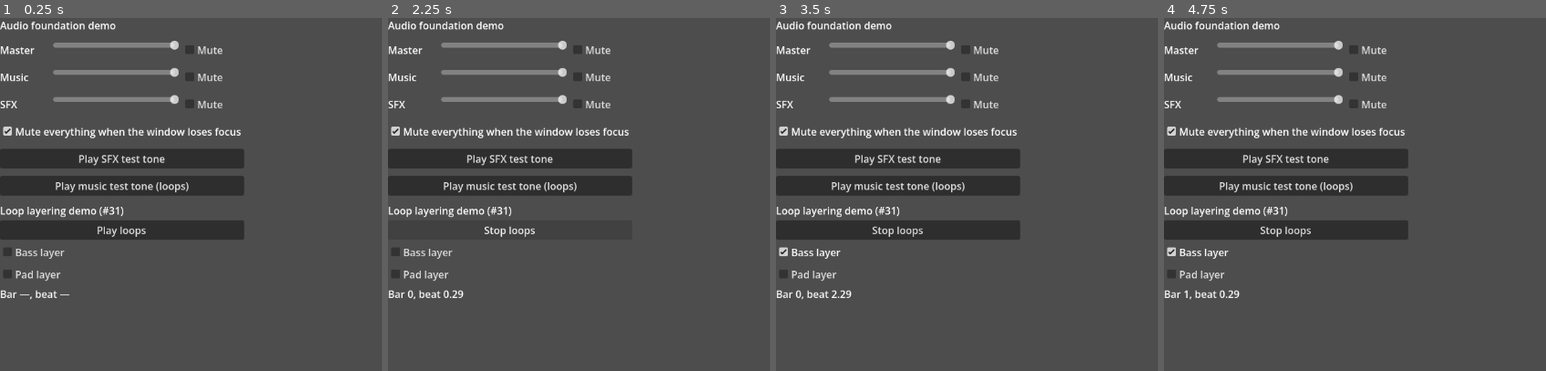
Above: before the commit, frames 1-4 (left to right).
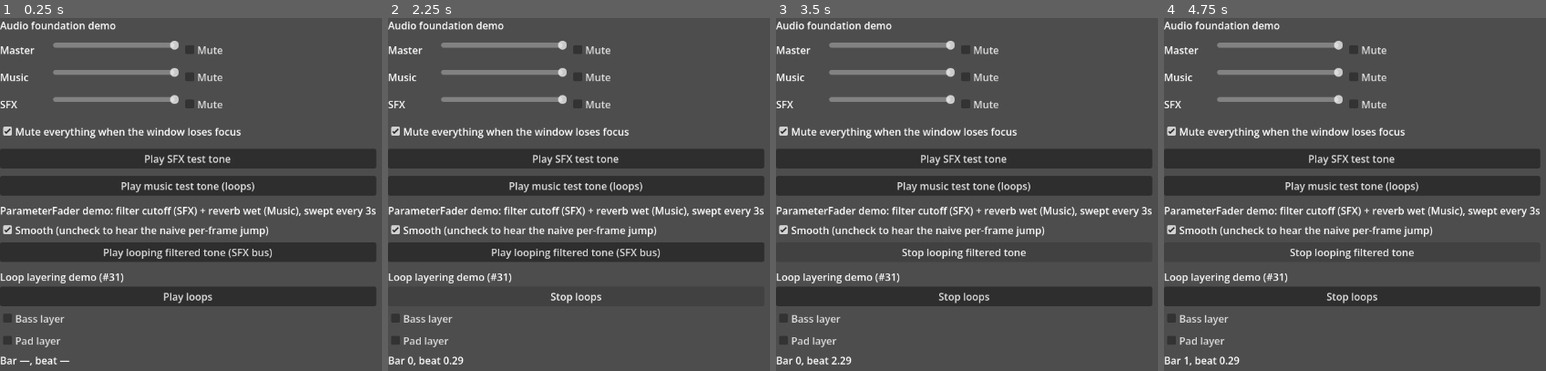
Above: after the commit, the same moments.

Repository: Luan-vP/godot-project-1
Game: Godot game, scene res://core/audio/audio_demo.tscn
Same seed, same stepped clock (60 frames per second), same inputs: the game is played once before the commit and once after it. This scene is started directly instead of the project's main scene.
Inputs (mouse positions are in pixels of both pictures, inside the frame that each line leads up to):
- Up to frame 1 (0.25 s): no input
- Up to frame 2 (2.25 s): click "Play SFX test tone" at 0.5 s; click "Play SFX test tone" at 1.25 s; click "Play loops" at 2 s
- Up to frame 3 (3.5 s): click (963, 250) at 2.75 s, where only the run after the commit has a clickable "Play looping filtered tone (S…"
- Up to frame 4 (4.75 s): click (1351, 250) at 3.5 s, where only the run after the commit has a clickable "Stop looping filtered tone"; click (1351, 250) at 4.25 s, where only the run after the commit has a clickable "Play looping filtered tone (S…"

The runs differ from the first frame. In frame 1, 21% of the frame differs, in the area x 0-99%, y 37-99%; in frame 2, 14%; in frame 3, 17%; in frame 4, 17%.

Commit message:
Add a smoothed fader for effect parameters (#49)
* Add ParameterFader for smoothed audio effect parameters

Setting a bus effect parameter straight from a per-frame value produces
stepping and zipper noise, because the value changes once per frame while
audio mixes in much finer blocks. ParameterFader smooths a float into any
object's property with frame-rate-independent exponential smoothing (the
same pow(retention, delta) shape FluidConfig.retention_over uses for the
fluid), maps a configurable input range onto a configurable output range,
and settles towards a rest value once input stops arriving instead of
holding its last value forever.

AudioManager gains add_bus_effect/get_bus_effect/remove_bus_effect so a
caller can reach an effect instance without touching AudioServer directly.
The audio demo now sweeps a filter cutoff and a reverb wet level through
the fader, with a checkbox to compare against the naive direct assignment.

Closes #32.

Co-authored-by: claude[bot] <209825114+claude[bot]@users.noreply.github.com>

* Fix gdformat check on test_parameter_fader.gd

Co-Authored-By: Claude Sonnet 5 <noreply@anthropic.com>
Claude-Session: https://claude.ai/code/session_011koYkwJCVQRQDFnHDhbQRG

* Only decay past the timeout boundary, not the whole crossing delta

Codex review on PR #49: decay ran for the entire delta of whichever
advance() call happened to cross input_timeout, rather than just the
portion of that delta actually past it. A single overdue call (a
frame hitch, or an infrequently-polled caller) decayed far more than
the same span covered by many small calls - exactly the frame-rate
dependence advance() otherwise guards against.

advance() now tracks whether the previous call was still within the
hold window and, on the call that crosses the boundary, decays only
for the remainder of delta past input_timeout.

Added a regression test comparing one big overdue call against many
small ones covering the same span, and verified the fix's arithmetic
against an analytic expectation with a standalone simulation before
pushing.

Co-Authored-By: Claude Sonnet 5 <noreply@anthropic.com>
Claude-Session: https://claude.ai/code/session_011koYkwJCVQRQDFnHDhbQRG

* Allow AudioManager past gdlint's public method cap

With loop layering (#48) merged, AudioManager has 22 public methods and
trips max-public-methods (20); neither branch did alone. Both groups are
cohesive (9 loop-layer, 3 bus-effect), so suppress the rule for this file
with the reason inline rather than split the class inside a conflict
resolution. New audio features should land in their own classes.

Claude-Session: https://claude.ai/code/session_01XfBcD5XjyyQVGpJSZPWgPx

---------

Co-authored-by: claude[bot] <41898282+claude[bot]@users.noreply.github.com>
Co-authored-by: claude[bot] <209825114+claude[bot]@users.noreply.github.com>
Co-authored-by: Claude <noreply@anthropic.com>

Diff:
--- a/autoload/AudioManager.gd
+++ b/autoload/AudioManager.gd
@@ -1,3 +1,7 @@
+# gdlint: disable=max-public-methods
+# AudioManager is the single owner of playback, routing and bus effects, so its
+# surface grows with each of those (loop layers #31, effects #32). New audio
+# features should land in their own classes rather than widen this further.
 extends Node
 ## Owns audio playback and bus routing. This is the only script allowed to
 ## talk to [AudioServer] directly — everything else asks it to play a sound,
@@ -26,6 +30,11 @@
 ## a [LoopLayerScheduler] and releases it on the next bar boundary, computed
 ## by a [MusicClock] from a monotonic session clock (see
 ## [method _get_loop_playback_seconds]).
+##
+## [method add_bus_effect] and [method get_bus_effect] hand out effect
+## instances for a caller to drive directly — typically through a
+## [ParameterFader], which smooths a per-frame value into an effect's
+## property instead of assigning it straight and producing zipper noise.
 
 ## Emitted whenever a bus's volume changes, including on load. Carries the
 ## linear fraction, not decibels, so a slider can be driven directly.
@@ -312,6 +321,39 @@
 func set_mute_on_focus_loss(enabled: bool) -> void:
 	mute_on_focus_loss = enabled
 	SaveManager.set_value(_SETTINGS_SECTION, _FOCUS_SETTING_KEY, enabled)
+
+
+## Adds an effect to a bus and returns its index in that bus's effect chain,
+## for later use with [method get_bus_effect] — e.g. to hand the instance to a
+## [ParameterFader]. Returns -1 for an unknown bus.
+func add_bus_effect(bus_name: String, effect: AudioEffect) -> int:
+	var index := AudioServer.get_bus_index(bus_name)
+	if index == -1:
+		push_warning("AudioManager: unknown bus '%s'" % bus_name)
+		return -1
+	AudioServer.add_bus_effect(index, effect)
+	return AudioServer.get_bus_effect_count(index) - 1
+
+
+## Returns the effect instance at [param effect_index] on a bus, so its
+## parameters can be read or driven directly — e.g. by a [ParameterFader].
+## Returns null for an unknown bus or effect index.
+func get_bus_effect(bus_name: String, effect_index: int) -> AudioEffect:
+	var index := AudioServer.get_bus_index(bus_name)
+	if index == -1:
+		return null
+	if effect_index < 0 or effect_index >= AudioServer.get_bus_effect_count(index):
+		return null
+	return AudioServer.get_bus_effect(index, effect_index)
+
+
+## Removes an effect from a bus, e.g. one added by [method add_bus_effect] for
+## a demo that should not leave it behind.
+func remove_bus_effect(bus_name: String, effect_index: int) -> void:
+	var index := AudioServer.get_bus_index(bus_name)
+	if index == -1:
+		return
+	AudioServer.remove_bus_effect(index, effect_index)
 
 
 func _load_settings() -> void:
--- a/core/audio/audio_demo.gd
+++ b/core/audio/audio_demo.gd
@@ -4,17 +4,37 @@
 ## [AudioManager]: a slider and mute box per bus, a focus-mute toggle, two
 ## buttons that play a procedural [AudioTestTone] through SFX and Music, and a
 ## loop layering section (#31) that plays two phase-locked test-tone loops
-## and toggles them on a bar boundary.
+## and toggles them on a bar boundary, and a [ParameterFader] demo sweeping a
+## filter cutoff and a reverb wet mix.
 
 const _BUSES: Array[String] = [
 	AudioManager.MASTER_BUS, AudioManager.MUSIC_BUS, AudioManager.SFX_BUS
 ]
 
+## One full sweep, low to high and back, every this many seconds — fast enough
+## that a per-frame direct assignment audibly steps and zippers.
+const _SWEEP_PERIOD := 3.0
+
+const _CUTOFF_RANGE := Vector2(200.0, 6000.0)
+
 var _music_playing := false
 var _music_button: Button
 
 var _play_loops_button: Button
 var _bar_beat_label: Label
+
+var _sfx_loop_playing := false
+var _sfx_loop_button: Button
+
+var _smooth_check: CheckBox
+var _sweep_time := 0.0
+var _cutoff_effect: AudioEffectLowPassFilter
+var _cutoff_effect_index := -1
+var _cutoff_fader: ParameterFader
+var _wet_effect: AudioEffectReverb
+var _wet_effect_index := -1
+var _wet_fader: ParameterFader
+var _sfx_loop_player: AudioStreamPlayer
 
 
 func _ready() -> void:
@@ -44,10 +64,25 @@
 	_music_button.pressed.connect(_on_music_pressed)
 	root.add_child(_music_button)
 
+	root.add_child(_build_fader_demo_row())
 	root.add_child(_build_loop_layer_demo_section())
 
 
-func _process(_delta: float) -> void:
+func _exit_tree() -> void:
+	# Leave the buses as this demo found them rather than leaking a filter and
+	# a reverb into whatever runs after it in the same process.
+	if _cutoff_effect_index != -1:
+		AudioManager.remove_bus_effect(AudioManager.SFX_BUS, _cutoff_effect_index)
+	if _wet_effect_index != -1:
+		AudioManager.remove_bus_effect(AudioManager.MUSIC_BUS, _wet_effect_index)
+
+
+func _process(delta: float) -> void:
+	_update_bar_beat_label()
+	_advance_fader_sweep(delta)
+
+
+func _update_bar_beat_label() -> void:
 	if _bar_beat_label == null:
 		return
 	if not AudioManager.is_loops_playing():
@@ -56,6 +91,29 @@
 	var bar := AudioManager.get_current_bar()
 	var beat := AudioManager.get_current_beat()
 	_bar_beat_label.text = "Bar %d, beat %.2f" % [bar, beat]
+
+
+func _advance_fader_sweep(delta: float) -> void:
+	if _cutoff_fader == null:
+		return
+
+	_sweep_time += delta
+	# A triangle wave in [0, 1]: linear, so the gap-closing shape in the
+	# smoothed curve is due to the fader, not to an easing already baked into
+	# the input.
+	var phase := fmod(_sweep_time / _SWEEP_PERIOD, 1.0)
+	var lfo_value := 1.0 - absf(phase * 2.0 - 1.0)
+
+	if _smooth_check.button_pressed:
+		_cutoff_fader.advance(delta, lfo_value)
+		_wet_fader.advance(delta, lfo_value)
+	else:
+		# The naive version this whole feature exists to replace: assign the
+		# mapped value directly, every frame.
+		_cutoff_effect.cutoff_hz = ParameterFader.remap(
+			lfo_value, 0.0, 1.0, _CUTOFF_RANGE.x, _CUTOFF_RANGE.y
+		)
+		_wet_effect.wet = ParameterFader.remap(lfo_value, 0.0, 1.0, 0.0, 1.0)
 
 
 ## Manual proof of #31: two procedural loops configured as [LoopLayer] data,
@@ -172,3 +230,64 @@
 	else:
 		AudioManager.stop_music()
 		_music_button.text = "Play music test tone (loops)"
+
+
+## Adds a low-pass filter to SFX and a reverb to Music, each driven by a
+## [ParameterFader] from the same swept value in [method _process] — the
+## checkbox bypasses both faders at once so the naive and smoothed versions
+## are one toggle apart, everything else held equal.
+func _build_fader_demo_row() -> VBoxContainer:
+	var section := VBoxContainer.new()
+
+	var label := Label.new()
+	label.text = (
+		"ParameterFader demo: filter cutoff (SFX) + reverb wet (Music), swept every %.0fs"
+		% _SWEEP_PERIOD
+	)
+	section.add_child(label)
+
+	_smooth_check = CheckBox.new()
+	_smooth_check.text = "Smooth (uncheck to hear the naive per-frame jump)"
+	_smooth_check.button_pressed = true
+	section.add_child(_smooth_check)
+
+	_cutoff_effect = AudioEffectLowPassFilter.new()
+	_cutoff_effect_index = AudioManager.add_bus_effect(AudioManager.SFX_BUS, _cutoff_effect)
+	_cutoff_fader = ParameterFader.new()
+	_cutoff_fader.target = _cutoff_effect
+	_cutoff_fader.property = &"cutoff_hz"
+	_cutoff_fader.output_min = _CUTOFF_RANGE.x
+	_cutoff_fader.output_max = _CUTOFF_RANGE.y
+	_cutoff_fader.retention_per_second = 0.01
+	_cutoff_fader.rest_value = _CUTOFF_RANGE.y
+
+	_wet_effect = AudioEffectReverb.new()
+	_wet_effect_index = AudioManager.add_bus_effect(AudioManager.MUSIC_BUS, _wet_effect)
+	_wet_fader = ParameterFader.new()
+	_wet_fader.target = _wet_effect
+	_wet_fader.property = &"wet"
+	_wet_fader.output_min = 0.0
+	_wet_fader.output_max = 1.0
+	_wet_fader.retention_per_second = 0.01
+	_wet_fader.rest_value = 0.0
+
+	_sfx_loop_button = Button.new()
+	_sfx_loop_button.text = "Play looping filtered tone (SFX bus)"
+	_sfx_loop_button.pressed.connect(_on_sfx_loop_pressed)
+	section.add_child(_sfx_loop_button)
+
+	return section
+
+
+func _on_sfx_loop_pressed() -> void:
+	_sfx_loop_playing = not _sfx_loop_playing
+	if _sfx_loop_playing:
+		var tone := AudioTestTone.generate(440.0, 1.0, 0.5)
+		tone.loop_mode = AudioStreamWAV.LOOP_FORWARD
+		tone.loop_end = tone.data.size() / 2
+		_sfx_loop_player = AudioManager.play_sfx(tone)
+		_sfx_loop_button.text = "Stop looping filtered tone"
+	else:
+		if _sfx_loop_player != null:
+			_sfx_loop_player.stop()
+		_sfx_loop_button.text = "Play looping filtered tone (SFX bus)"
--- /dev/null
+++ b/core/audio/parameter_fader.gd
@@ -0,0 +1,119 @@
+class_name ParameterFader
+extends RefCounted
+## Smooths a per-frame float into a target's property, in place of assigning
+## it directly.
+##
+## Setting a bus volume or a filter cutoff straight from a per-frame value
+## produces stepping and zipper noise, because the value changes once per
+## frame while the audio is mixed in much finer blocks. This interpolates
+## towards the mapped target instead of jumping to it.
+##
+## Frame-rate independent: [member retention_per_second] is the fraction of
+## the remaining gap that survives one second, applied each step as
+## pow(retention_per_second, delta) — the same shape
+## [method FluidConfig.retention_over] uses for the fluid's dissipation,
+## because a fixed per-frame factor closes the gap roughly twice as fast at
+## 144 fps as at 30.
+##
+## Unaware of gameplay, and of audio: [member target] and [member property]
+## can be any [Object] with a settable property. Point it at an [AudioEffect]
+## fetched from a bus to drive a filter cutoff or a wet/dry level; it does not
+## know that is what it is doing.
+
+## Object whose property [method advance] writes to. May be left null to just
+## read the smoothed value back from [method advance]'s return value instead.
+var target: Object
+
+## Name of the property on [member target] to drive.
+var property: StringName = &""
+
+## Input range mapped from.
+var input_min: float = 0.0
+var input_max: float = 1.0
+
+## Parameter range mapped to. [member rest_value] is given in these units too.
+var output_min: float = 0.0
+var output_max: float = 1.0
+
+## Fraction of the remaining gap to the mapped input that survives one
+## second. Near 0 snaps almost immediately; near 1 barely moves. Exactly 0
+## snaps outright.
+var retention_per_second: float = 0.1
+
+## Parameter value the fader settles towards once fresh input has stopped
+## arriving for [member input_timeout] seconds — so a level ending or a pause
+## resolves somewhere sensible instead of holding the last value forever.
+var rest_value: float = 0.0
+
+## Seconds without a fresh [method advance] reading before falling back to
+## [member rest_value].
+var input_timeout: float = 0.5
+
+var _current: float = 0.0
+var _has_current: bool = false
+var _time_since_input: float = 0.0
+
+
+## Advances the fader by [param delta] seconds. Pass a [float] for a fresh
+## reading, or `null` when none arrived this frame — the timeout clock keeps
+## running either way, so a source that goes quiet is not the same as one
+## still reporting its last value. Returns the smoothed parameter value and,
+## if [member target] is set, writes it to [member target].[member property].
+func advance(delta: float, input: Variant) -> float:
+	var mapped_target: float
+	# How much of delta actually happens after the timeout boundary, so a
+	# call that starts mid-hold and ends past it only decays for the part
+	# beyond the boundary - not the whole step. Without this, one big
+	# overdue delta (a hitch, or an infrequent caller) decays far more than
+	# the same span covered by many small deltas, even though both cross the
+	# boundary by the same amount - the frame-rate independence [method
+	# advance] promises elsewhere would quietly stop holding right at the
+	# timeout.
+	var decay_delta := delta
+	if input != null:
+		_time_since_input = 0.0
+		mapped_target = _map(input)
+	else:
+		var was_holding := _has_current and _time_since_input < input_timeout
+		_time_since_input += delta
+		if _has_current and _time_since_input < input_timeout:
+			mapped_target = _current
+			decay_delta = 0.0
+		else:
+			mapped_target = rest_value
+			if was_holding:
+				decay_delta = _time_since_input - input_timeout
+
+	if not _has_current:
+		_current = mapped_target
+		_has_current = true
+	else:
+		var retention := pow(clampf(retention_per_second, 0.0, 1.0), maxf(decay_delta, 0.0))
+		_current = lerpf(mapped_target, _current, retention)
+
+	if target != null:
+		target.set(property, _current)
+	return _current
+
+
+## Forget the smoothed state and the timeout clock, as after a scene change.
+func reset() -> void:
+	_has_current = false
+	_time_since_input = 0.0
+
+
+## Maps [param value] from the range [param in_min]..[param in_max] to
+## [param out_min]..[param out_max], the same rescale [method advance] uses
+## internally. Exposed so a caller can compute the un-smoothed target for
+## comparison, e.g. a demo contrasting this against the naive direct
+## assignment it exists to replace.
+static func remap(
+	value: float, in_min: float, in_max: float, out_min: float, out_max: float
+) -> float:
+	var span := in_max - in_min
+	var t := 0.0 if is_zero_approx(span) else (value - in_min) / span
+	return lerpf(out_min, out_max, t)
+
+
+func _map(value: float) -> float:
+	return remap(value, input_min, input_max, output_min, output_max)
--- a/tests/test_audio_manager.gd
+++ b/tests/test_audio_manager.gd
@@ -93,3 +93,26 @@
 	AudioManager.set_bus_mute("Nonexistent", true)
 	assert_eq(AudioManager.get_bus_volume_linear("Nonexistent"), 0.0)
 	assert_false(AudioManager.is_bus_mute("Nonexistent"))
+
+
+func test_add_and_get_bus_effect_round_trips_the_same_instance() -> void:
+	var filter := AudioEffectLowPassFilter.new()
+	var index := AudioManager.add_bus_effect(AudioManager.SFX_BUS, filter)
+	assert_ne(index, -1, "A known bus should accept the effect")
+	assert_eq(AudioManager.get_bus_effect(AudioManager.SFX_BUS, index), filter)
+	AudioManager.remove_bus_effect(AudioManager.SFX_BUS, index)
+
+
+func test_get_bus_effect_is_null_for_an_unknown_bus_or_index() -> void:
+	assert_null(AudioManager.get_bus_effect("Nonexistent", 0))
+	assert_null(AudioManager.get_bus_effect(AudioManager.SFX_BUS, 999))
+
+
+func test_add_bus_effect_on_an_unknown_bus_does_not_crash() -> void:
+	assert_eq(AudioManager.add_bus_effect("Nonexistent", AudioEffectLowPassFilter.new()), -1)
+
+
+func test_remove_bus_effect_actually_removes_it() -> void:
+	var index := AudioManager.add_bus_effect(AudioManager.SFX_BUS, AudioEffectReverb.new())
+	AudioManager.remove_bus_effect(AudioManager.SFX_BUS, index)
+	assert_null(AudioManager.get_bus_effect(AudioManager.SFX_BUS, index))
--- /dev/null
+++ b/tests/test_parameter_fader.gd
@@ -0,0 +1,194 @@
+extends GutTest
+## Covers [ParameterFader]: range mapping, frame-rate-independent smoothing,
+## writing to an arbitrary target property, and settling when input stops.
+
+const EPSILON := 0.001
+
+
+func _settle_for_one_second(fader: ParameterFader, steps: int, input: float) -> float:
+	var value := 0.0
+	for _i in steps:
+		value = fader.advance(1.0 / float(steps), input)
+	return value
+
+
+func test_first_reading_is_not_smoothed_from_nothing() -> void:
+	var fader := ParameterFader.new()
+	fader.output_min = 0.0
+	fader.output_max = 100.0
+	fader.retention_per_second = 0.9
+	assert_almost_eq(fader.advance(1.0 / 60.0, 1.0), 100.0, EPSILON, "First sample")
+
+
+func test_a_step_change_settles_rather_than_jumps() -> void:
+	var fader := ParameterFader.new()
+	fader.output_min = 0.0
+	fader.output_max = 1.0
+	fader.retention_per_second = 0.5
+	fader.advance(1.0 / 60.0, 0.0)
+	var once := fader.advance(1.0 / 60.0, 1.0)
+	assert_gt(once, 0.0, "Should move towards the new target")
+	assert_lt(once, 1.0, "Should not arrive in one step")
+
+
+func test_smoothing_does_not_depend_on_the_frame_rate() -> void:
+	# The bug this guards against: a fixed per-frame factor closes the gap
+	# roughly twice as fast at 144 fps as at 30, so the settling curve would
+	# depend on the player's monitor.
+	var slow := ParameterFader.new()
+	slow.output_min = 0.0
+	slow.output_max = 1.0
+	slow.retention_per_second = 0.5
+	slow.advance(0.0, 0.0)
+
+	var fast := ParameterFader.new()
+	fast.output_min = 0.0
+	fast.output_max = 1.0
+	fast.retention_per_second = 0.5
+	fast.advance(0.0, 0.0)
+
+	var slow_result := _settle_for_one_second(slow, 30, 1.0)
+	var fast_result := _settle_for_one_second(fast, 144, 1.0)
+	assert_almost_eq(slow_result, fast_result, EPSILON, "One second at 30 vs 144 fps")
+	# After exactly one second, half the gap should remain.
+	assert_almost_eq(slow_result, 0.5, EPSILON, "Half the gap remains after one second")
+
+
+func test_zero_retention_snaps_immediately() -> void:
+	var fader := ParameterFader.new()
+	fader.output_min = 0.0
+	fader.output_max = 1.0
+	fader.retention_per_second = 0.0
+	fader.advance(1.0 / 60.0, 0.0)
+	assert_almost_eq(fader.advance(1.0 / 60.0, 1.0), 1.0, EPSILON, "Snaps with no retention")
+
+
+func test_input_is_remapped_before_smoothing() -> void:
+	var fader := ParameterFader.new()
+	fader.input_min = 0.0
+	fader.input_max = 10.0
+	fader.output_min = 200.0
+	fader.output_max = 8000.0
+	fader.retention_per_second = 0.0
+	assert_almost_eq(fader.advance(0.016, 0.0), 200.0, EPSILON, "Bottom of input range")
+	assert_almost_eq(fader.advance(0.016, 10.0), 8000.0, EPSILON, "Top of input range")
+	assert_almost_eq(fader.advance(0.016, 5.0), 4100.0, EPSILON, "Midpoint of input range")
+
+
+func test_remap_is_a_pure_static_helper() -> void:
+	assert_almost_eq(ParameterFader.remap(0.5, 0.0, 1.0, 0.0, 100.0), 50.0, EPSILON)
+	assert_almost_eq(ParameterFader.remap(5.0, 0.0, 10.0, -1.0, 1.0), 0.0, EPSILON)
+
+
+func test_drives_a_filter_cutoff() -> void:
+	var filter := AudioEffectLowPassFilter.new()
+	var fader := ParameterFader.new()
+	fader.target = filter
+	fader.property = &"cutoff_hz"
+	fader.input_min = 0.0
+	fader.input_max = 1.0
+	fader.output_min = 200.0
+	fader.output_max = 6000.0
+	fader.retention_per_second = 0.0
+	fader.advance(0.016, 1.0)
+	assert_almost_eq(filter.cutoff_hz, 6000.0, EPSILON, "Filter cutoff written through")
+
+
+func test_drives_a_wet_dry_level() -> void:
+	var reverb := AudioEffectReverb.new()
+	var fader := ParameterFader.new()
+	fader.target = reverb
+	fader.property = &"wet"
+	fader.input_min = 0.0
+	fader.input_max = 1.0
+	fader.output_min = 0.0
+	fader.output_max = 1.0
+	fader.retention_per_second = 0.0
+	fader.advance(0.016, 0.75)
+	assert_almost_eq(reverb.wet, 0.75, EPSILON, "Wet level written through")
+
+
+func test_settles_to_rest_value_once_input_stops_arriving() -> void:
+	var fader := ParameterFader.new()
+	fader.output_min = 0.0
+	fader.output_max = 1.0
+	fader.retention_per_second = 0.01
+	fader.rest_value = 0.0
+	fader.input_timeout = 0.2
+
+	fader.advance(0.016, 1.0)
+	# Input still arriving: within the timeout, no input should hold near the
+	# last value rather than immediately sliding towards rest.
+	var held := fader.advance(0.05, null)
+	assert_almost_eq(held, 1.0, 0.05, "Holds steady immediately after input stops")
+
+	# Long past the timeout, it should have eased down towards rest_value
+	# rather than staying pinned at the last value forever.
+	var settled := 1.0
+	for _i in 300:
+		settled = fader.advance(1.0 / 60.0, null)
+	assert_almost_eq(settled, 0.0, EPSILON, "Settles to rest value")
+
+
+func test_fresh_input_resets_the_timeout_clock() -> void:
+	# Neither gap alone reaches the timeout, but their sum would if the clock
+	# did not reset on the fresh reading in between.
+	var fader := ParameterFader.new()
+	fader.output_min = 0.0
+	fader.output_max = 1.0
+	fader.retention_per_second = 0.0
+	fader.rest_value = 0.0
+	fader.input_timeout = 0.1
+
+	fader.advance(0.05, 1.0)
+	fader.advance(0.09, null)
+	fader.advance(0.05, 1.0)
+	var still_at_target := fader.advance(0.09, null)
+	assert_almost_eq(
+		still_at_target, 1.0, EPSILON, "Timeout must not accumulate across fresh input"
+	)
+
+
+## Regression: decay used to run for the whole delta of whichever advance()
+## call happened to cross the timeout boundary, rather than just the portion
+## of that delta past it. A single overdue call (a hitch, or an infrequent
+## caller) would then decay far more than the same span covered by many
+## small calls - exactly the frame-rate dependence advance() otherwise
+## guards against. Both paths here cross the boundary by the same amount
+## (0.1s past a 0.5s timeout) and must land at (almost) the same value.
+func test_decay_past_the_timeout_matches_regardless_of_call_granularity() -> void:
+	var one_big_call := ParameterFader.new()
+	one_big_call.output_min = 0.0
+	one_big_call.output_max = 1.0
+	one_big_call.retention_per_second = 0.5
+	one_big_call.rest_value = 0.0
+	one_big_call.input_timeout = 0.5
+	one_big_call.advance(0.016, 1.0)
+	var big_result := one_big_call.advance(0.6, null)
+
+	var many_small_calls := ParameterFader.new()
+	many_small_calls.output_min = 0.0
+	many_small_calls.output_max = 1.0
+	many_small_calls.retention_per_second = 0.5
+	many_small_calls.rest_value = 0.0
+	many_small_calls.input_timeout = 0.5
+	many_small_calls.advance(0.016, 1.0)
+	var small_result := 0.0
+	for _i in 60:
+		small_result = many_small_calls.advance(0.01, null)
+
+	assert_almost_eq(
+		big_result, small_result, 0.01, "Same time past the timeout should decay the same amount"
+	)
+	# Only 0.1s (0.6 - the 0.5s timeout) should actually have decayed.
+	assert_almost_eq(big_result, pow(0.5, 0.1), 0.01, "Decay matches the time past the boundary")
+
+
+func test_reset_forgets_state_so_the_next_reading_snaps() -> void:
+	var fader := ParameterFader.new()
+	fader.output_min = 0.0
+	fader.output_max = 1.0
+	fader.retention_per_second = 0.9
+	fader.advance(1.0 / 60.0, 0.0)
+	fader.reset()
+	assert_almost_eq(fader.advance(1.0 / 60.0, 1.0), 1.0, EPSILON, "Snaps after reset")
